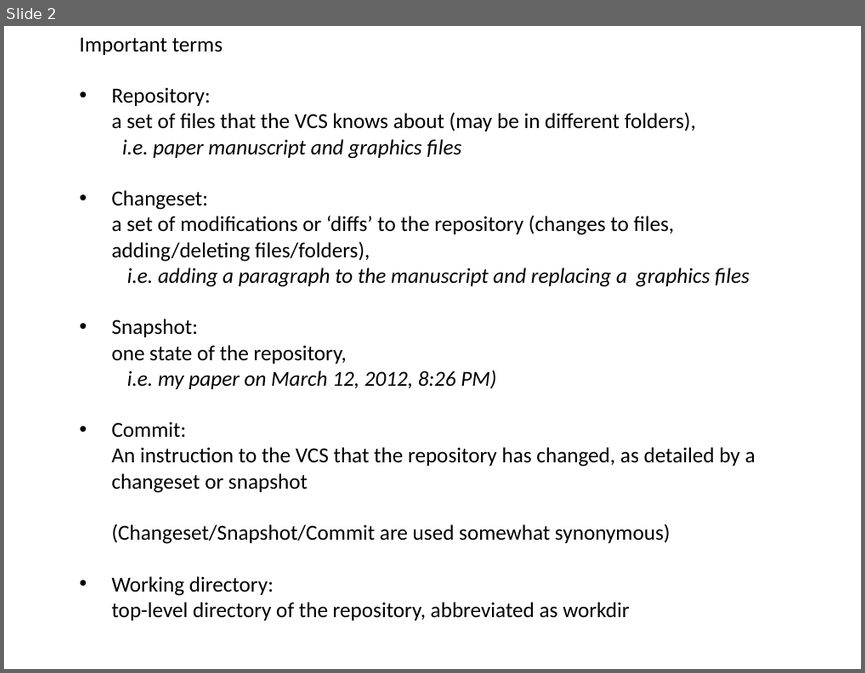
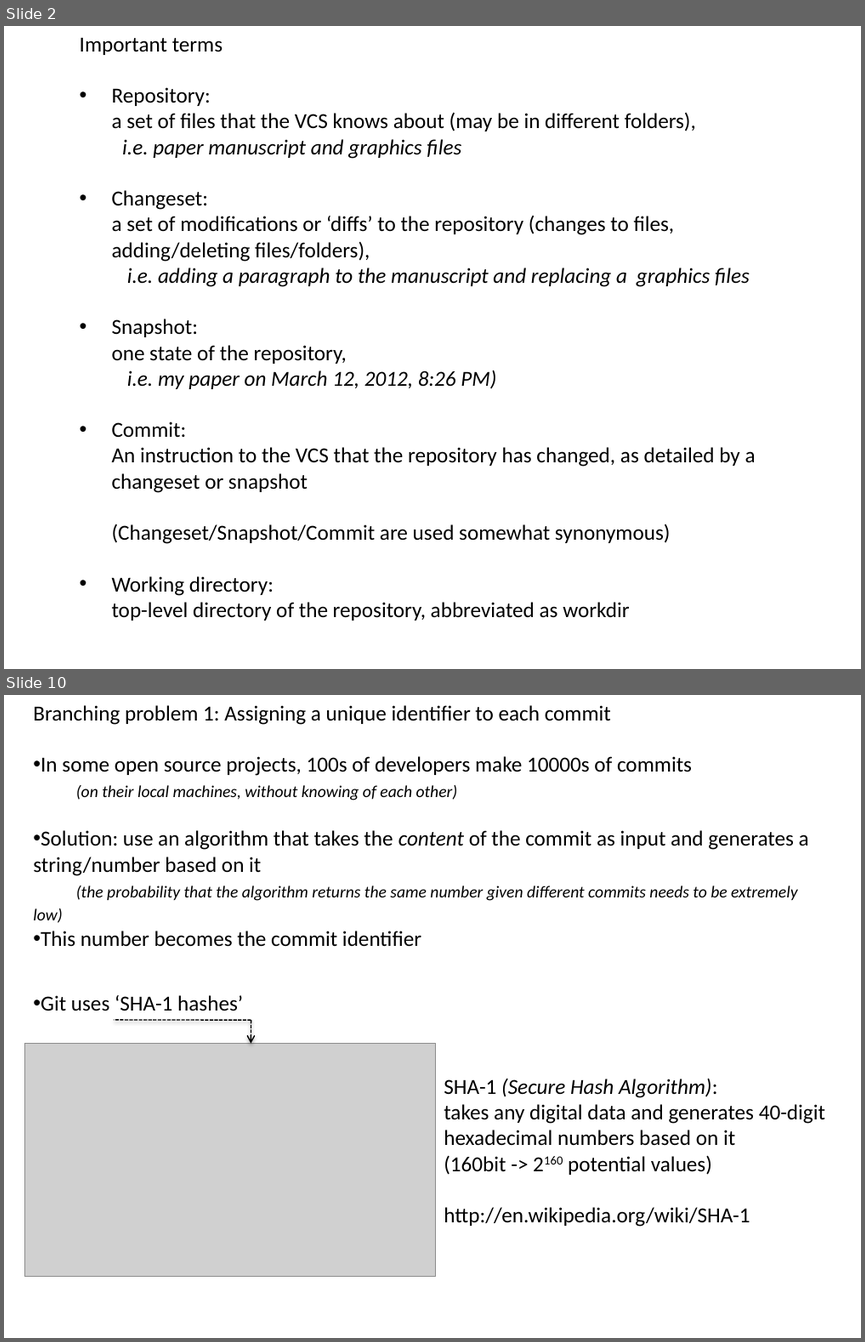
Before and after one commit to flosopher/gittalk, a slide deck: git_python_kurs.pptx. Shown one above the other, each under a label of ours: slide 2 before the commit, slides 2 and 10 after it; the slides between them are not shown. The pictures are 865x673 and 865x1342 pixels, drawn with LibreOffice and Linux fonts; fonts in the diff are those of the drawing; grey boxes stand for pictures. Boxes give left, top, right and bottom in pixels: in the first picture for what was removed or moved away, otherwise in the second. Text is boxed around its words. In the diff, an @@ line names an element or a change of style, - is before the commit and + after.

```diff
--- a/git_python_kurs.pptx
+++ b/git_python_kurs.pptx
@@ slide 10 added at [4, 695, 861, 1338], background #FFFFFF @@
@@ text added at [33, 705, 809, 947], 18 pt, text #000000 @@
+Branching problem 1: Assigning a unique identifier to each commit
+• In some open source projects, 100s of developers make 10000s of commits
+(on their local machines, without knowing of each other)
+• Solution: use an algorithm that takes the content of the commit as input and generates a string/number based on it
+  (the probability that the algorithm returns the same number given different commits needs to be extremely low)
+• This number becomes the commit identifier
@@ text added at [41, 995, 243, 1011], 18 pt, text #000000 @@
+• Git uses ‘SHA-1 hashes’
@@ line added from (250, 1020) to (114, 1020), #000000 1 pt dashed @@
@@ arrow added from (250, 1020) to (250, 1043), #000000 1 pt dashed @@
@@ picture added at [24, 1043, 435, 1276] @@
@@ text added at [443, 1077, 825, 1226], 18 pt, text #000000 @@
+SHA-1 (Secure Hash Algorithm):
+takes any digital data and generates 40-digit hexadecimal numbers based on it
+(160bit -> 2160 potential values)
+http://en.wikipedia.org/wiki/SHA-1
```
Also in this commit, not shown: 8 slides changed, 6 other slides added, 3 slides removed.
